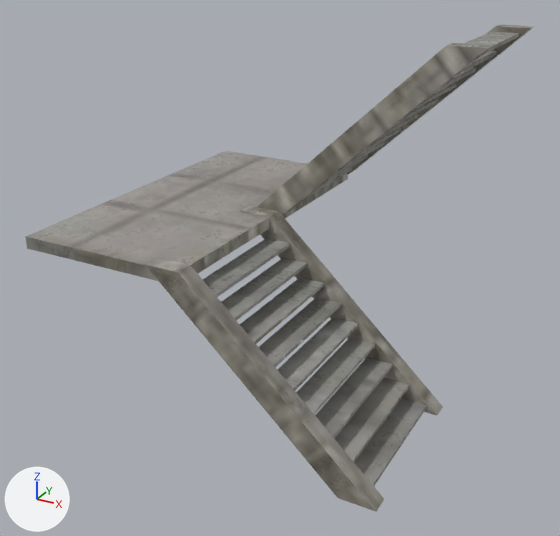
An edit to the glTF model public/models/stone/stone_stairs_u_shape_textured.glb, drawn before and after from the same camera.
Camera for both pictures: a camera (50 mm lens) standing at (2.08, -3.76, 2.53) and looking at (0.09, -0.13, 0.71). The lights are fixed; the arrows at lower left show +X, +Y and +Z. Vertices at the same position are counted once.
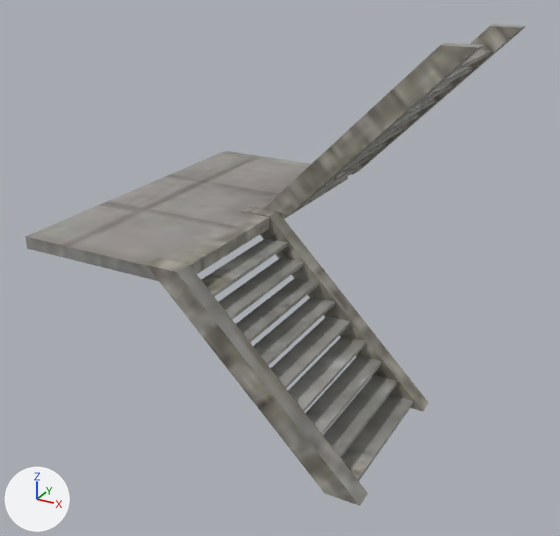
Where the change shows, as pixel boxes [x1, y1, x2, y2] in the pictures (560 x 536 px; the box of a moved part takes in the faces that stretch with it):
'Cube.001', reshaped
    before: [25, 25, 535, 512]
    after: [25, 24, 526, 506]
part 1 of me_cube_025, moved or reshaped
    before: [354, 398, 427, 486]
    after: [341, 394, 413, 481]
part 2 of me_cube_025, moved or reshaped
    before: [334, 378, 409, 462]
    after: [323, 375, 397, 458]
part 3 of me_cube_025, moved or reshaped
    before: [315, 357, 392, 438]
    after: [306, 355, 382, 435]
part 4 of me_cube_025, moved or reshaped
    before: [296, 337, 375, 415]
    after: [288, 336, 366, 412]
part 5 of me_cube_025, moved or reshaped
    before: [278, 317, 358, 391]
    after: [270, 316, 350, 388]
part 6 of me_cube_025, moved or reshaped
    before: [259, 297, 341, 367]
    after: [253, 296, 335, 365]
part 7 of me_cube_025, moved or reshaped
    before: [240, 278, 324, 344]
    after: [236, 277, 319, 342]
part 8 of me_cube_025, moved or reshaped
    before: [221, 258, 307, 321]
    after: [219, 257, 303, 319]
part 9 of me_cube_025, moved or reshaped
    before: [346, 25, 535, 174]
    after: [352, 24, 526, 175]
part 10 of me_cube_025, moved or reshaped
    before: [257, 43, 492, 213]
    after: [263, 43, 484, 214]
part 11 of me_cube_025, moved or reshaped
    before: [459, 51, 497, 74]
    after: [452, 50, 491, 74]
part 12 of me_cube_025, moved or reshaped
    before: [305, 167, 352, 199]
    after: [309, 168, 356, 200]
part 13 of me_cube_025, moved or reshaped
    before: [321, 154, 368, 186]
    after: [325, 155, 371, 186]
part 14 of me_cube_025, moved or reshaped
    before: [416, 83, 456, 109]
    after: [411, 83, 454, 110]
part 15 of me_cube_025, moved or reshaped
    before: [437, 67, 476, 92]
    after: [433, 67, 472, 91]
part 16 of me_cube_025, deleted
    before: [463, 32, 519, 54]
part 17 of me_cube_025, moved or reshaped
    before: [145, 99, 443, 512]
    after: [146, 98, 436, 506]
part 18 of me_cube_025, recoloured
    both: [26, 114, 418, 281]

The change, as a diff of the scene's bpy script:
```diff
--- a/public/models/stone/stone_stairs_u_shape_textured.glb.py
+++ b/public/models/stone/stone_stairs_u_shape_textured.glb.py
@@ mat_material_009 @@
+mat_material_009 = bpy.data.materials.new('Material.009')
+# uses the picture img_defaultmaterial_basecolor
+# uses the picture img_defaultmaterial_normal
@@ me_cube_025 @@
 # used by ob_cube_001; location = (0.0, 0.0, 0.0)
-me_cube_025.from_pydata(...)  # 192 vertices, 212 faces; spans x -1.0..1.13, y -1.0..1.0, z 0.0..2.01
+me_cube_025.from_pydata(...)  # 184 vertices, 204 faces; spans x -1.0..1.08, y -1.0..1.0, z 0.0..2.01
+# me_cube_025 part 1: the loose piece of 8 vertices spanning x 0.86..1.02, y -0.91..-0.09, z 0.03..0.05 is moved by (-0.07, 0.0, 0.0), in mat_material_009
+# me_cube_025 part 2: the loose piece of 8 vertices spanning x 0.75..0.91, y -0.91..-0.09, z 0.13..0.15 is moved by (-0.07, 0.0, 0.0), in mat_material_009
+# me_cube_025 part 3: the loose piece of 8 vertices spanning x 0.64..0.8, y -0.91..-0.09, z 0.24..0.26 is moved by (-0.06, 0.0, 0.0), in mat_material_009
+# me_cube_025 part 4: the loose piece of 8 vertices spanning x 0.53..0.69, y -0.91..-0.09, z 0.34..0.36 is moved by (-0.05, 0.0, 0.0), in mat_material_009
+# me_cube_025 part 5: the loose piece of 8 vertices spanning x 0.42..0.58, y -0.91..-0.09, z 0.44..0.46 is moved by (-0.04, 0.0, 0.0), in mat_material_009
+# me_cube_025 part 6: the loose piece of 8 vertices spanning x 0.31..0.47, y -0.91..-0.09, z 0.54..0.56 is moved by (-0.03, 0.0, 0.0), in mat_material_009
+# me_cube_025 part 7: the loose piece of 8 vertices spanning x 0.2..0.36, y -0.91..-0.09, z 0.64..0.66 is moved by (-0.03, 0.0, 0.0), in mat_material_009
+# me_cube_025 part 8: the loose piece of 8 vertices spanning x 0.09..0.25, y -0.91..-0.09, z 0.75..0.77 is moved by (-0.02, 0.0, 0.0), in mat_material_009
+# me_cube_025 part 9: the loose piece of 8 vertices spanning x -0.15..1.13, y 0.9..1.0, z 1.0..2.01 is scaled about its middle by (0.928, 1, 1), in mat_material_009
+# me_cube_025 part 10: the loose piece of 8 vertices spanning x -0.15..1.13, y 0.0..0.1, z 1.0..2.01 is scaled about its middle by (0.928, 1, 1), in mat_material_009
+# me_cube_025 part 11: the loose piece of 8 vertices spanning x 0.8..0.95, y 0.09..0.91, z 1.85..1.87 is moved by (-0.03, 0.0, 0.0), in mat_material_009
+# me_cube_025 part 12: the loose piece of 8 vertices spanning x -0.08..0.07, y 0.09..0.91, z 1.03..1.05 is moved by (0.04, 0.0, 0.0), in mat_material_009
+# me_cube_025 part 13: the loose piece of 8 vertices spanning x 0.03..0.18, y 0.09..0.91, z 1.13..1.15 is moved by (0.03, 0.0, 0.0), in mat_material_009
+# me_cube_025 part 14: the loose piece of 8 vertices spanning x 0.58..0.73, y 0.09..0.91, z 1.64..1.66 is moved by (-0.01, 0.0, 0.0), in mat_material_009
+# me_cube_025 part 15: the loose piece of 8 vertices spanning x 0.69..0.84, y 0.09..0.91, z 1.75..1.77 is moved by (-0.02, 0.0, 0.0), in mat_material_009
+# me_cube_025 part 16: the loose piece of 8 vertices spanning x 0.91..1.07, y 0.09..0.91, z 1.95..1.98 is deleted
+# me_cube_025 part 17: 4 vertices moved within x -0.19, y -1.0..0.0, z 1.01; 24 vertices removed from x 0.01..1.08, y -1.0..0.91, z 0.0..1.56; 24 vertices added at x 0.0..1.0, y -1.0..0.91, z 0.0..1.56
+# me_cube_025 part 18: 18 faces spanning x -1.0..0.51, y -1.0..1.0, z 0.85..1.56 switch from mat_material_017 to mat_material_009
```
